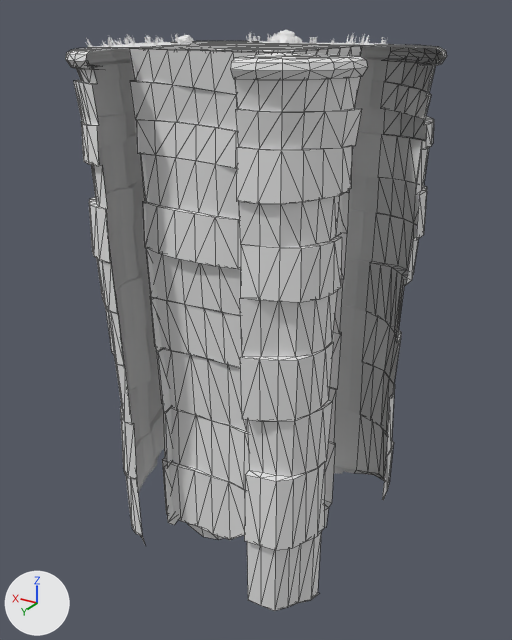
A saved change to the FBX model assets/Strategy_Kit/Unity/Assets/Vitaria/Models/Isle/Blocks/Isle_Block_5_2.fbx.
Before and after are seen from a camera (50 mm lens) standing at (-4.4, 11.9, 0.9) and looking at (7.3, -7.7, -8.9). The axes (+X, +Y, +Z) are drawn at lower left. The lights are the same throughout. The picture after the commit comes second. Mesh edges are drawn as thin lines on the coarser meshes. Where no turn or scale is listed for an object, it has been applied to the vertices.

The first picture shows 'Corner_NE', 'Corner_NW', 'Corner_SW', 'Ledge_E', 'Ledge_S', 'Top', 'Wall_E', 'Wall_N', 'Wall_S' and 2 more.
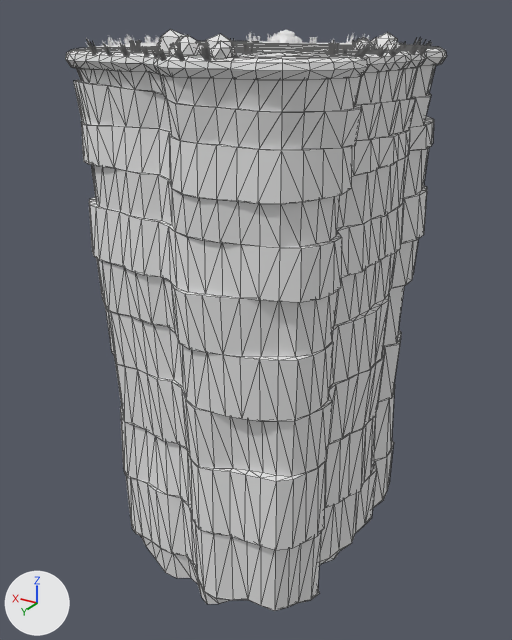
Pixel boxes (x1, y1, x2, y2) of what changed, in the pictures (512 x 640 px):
'Ledge_N', added: after (86, 29, 277, 604)
'Ledge_W', added: after (287, 33, 443, 593)
'Wall_N', unchanged, covered by the edit: before (129, 48, 269, 540); after (230, 53, 269, 68)
'Corner_SW', unchanged, covered by the edit: before (355, 44, 447, 500); after (382, 45, 447, 500)
'Ledge_E', unchanged, covered by the edit: before (85, 34, 224, 493); after (85, 34, 207, 74)
'Ledge_S', unchanged, covered by the edit: before (226, 30, 390, 474); after (233, 30, 370, 45)

What the commit changed:
Mesh me_isle_5_2_ledge_n_001 is new.
It has 1212 vertices, 1828 faces and spans x 5.0..10.0, y -5.0..-2.1, z -18.1..0.5.
It uses material mat_vitaria_palette (its picture is missing).
Mesh me_isle_5_2_ledge_w_001 is new.
It has 962 vertices, 1416 faces and spans x 2.3..5.0, y -10.0..-5.0, z -17.0..0.4.
It uses material mat_vitaria_palette (its picture is missing).
Object 'Ledge_N' (ob_ledge_n) is new; it shows me_isle_5_2_ledge_n_001.
Its location is (0.0, 0.0, 0.0).
Object 'Ledge_W' (ob_ledge_w) is new; it shows me_isle_5_2_ledge_w_001.
Its location is (0.0, 0.0, 0.0).
